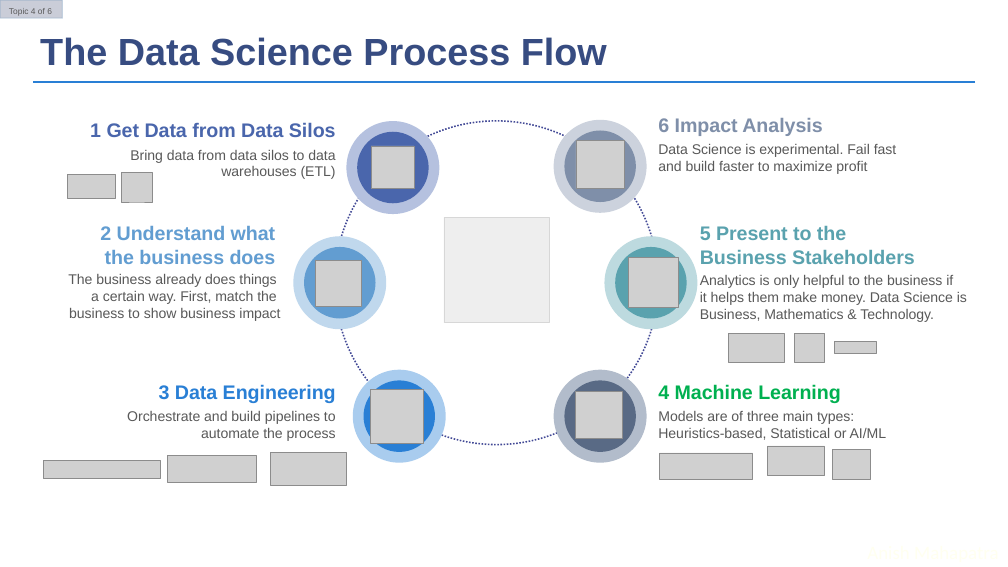
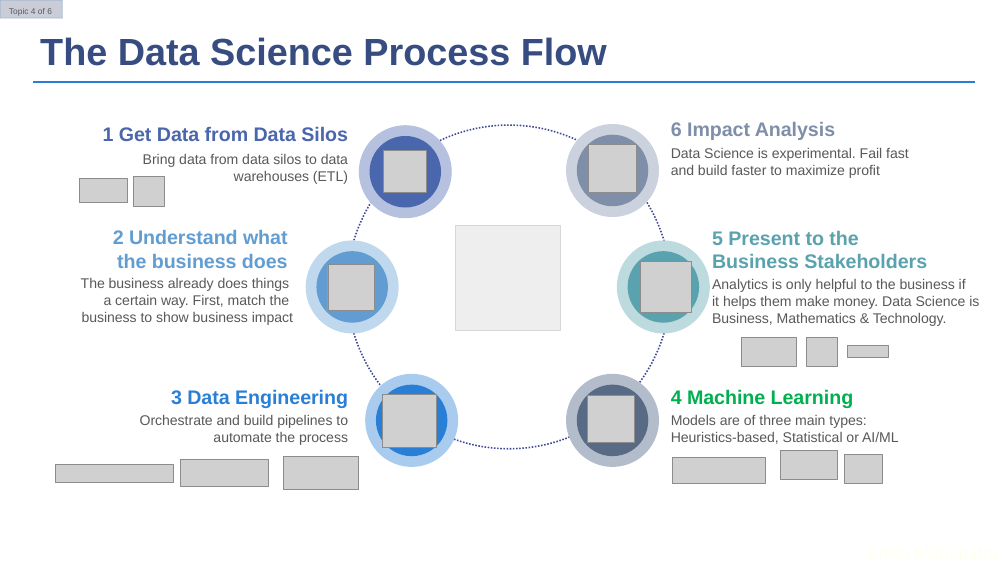
Before and after one commit to anishmahapatra/machinelearningwriting, a slide deck: slide 7 of Webinar/UpGrad - Data Science in Healthcare and Pharma Industry/Data Science in Healthcare & Pharma Industry v4.pptx (slide 6 before the commit). Drawn at 1008x567 pixels with LibreOffice and Linux fonts; fonts in the diff are those of the drawing; grey boxes stand for pictures; background and template pictures are left out. Boxes give left, top, right and bottom in pixels: in the first picture for what was removed or moved away, otherwise in the second. Text is boxed around its words. In the diff, an @@ line names an element or a change of style, - is before the commit and + after.

Commit message:
Webinar v5 Data Science in Healthcare & Pharma

```diff
--- a/Webinar/UpGrad - Data Science in Healthcare and Pharma Industry/Data Science in Healthcare & Pharma Industry v4.pptx
+++ b/Webinar/UpGrad - Data Science in Healthcare and Pharma Industry/Data Science in Healthcare & Pharma Industry v4.pptx
@@ rectangle: place and size @@
-rectangle at box(437, 206, 557, 330)
+rectangle at box(452, 222, 572, 345)
@@ 12 pictures, 12 texts, 9 ellipses: place and size @@
-12 pictures, 12 texts, 9 ellipses at box(43, 118, 967, 482)
+12 pictures, 12 texts, 9 ellipses at box(55, 122, 979, 486)
@@ 6 pictures, 4 ellipses, 1 rectangle: place and size @@
-6 pictures, 4 ellipses, 1 rectangle at box(36, 121, 876, 526)
+6 pictures, 4 ellipses, 1 rectangle at box(49, 126, 889, 530)
```
Also in this commit, not shown: 6 other slides changed, 1 slide added, 1 other file.
